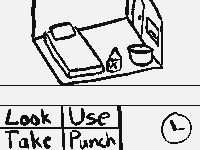
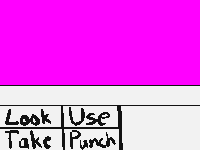
Before/after of a 200 × 150 layered artwork. What changed in the layer stack:
hid "Bottle" over <box>106,47,122,73</box>
hid "Kissen" over <box>49,22,76,41</box>
hid "Bucket" over <box>127,44,154,67</box>
hid "Bed" over <box>43,26,105,79</box>
hid "Room" over <box>31,0,163,85</box>
painted on "UI" over <box>161,112,192,144</box>
painted on "Background" over <box>0,0,200,85</box>
